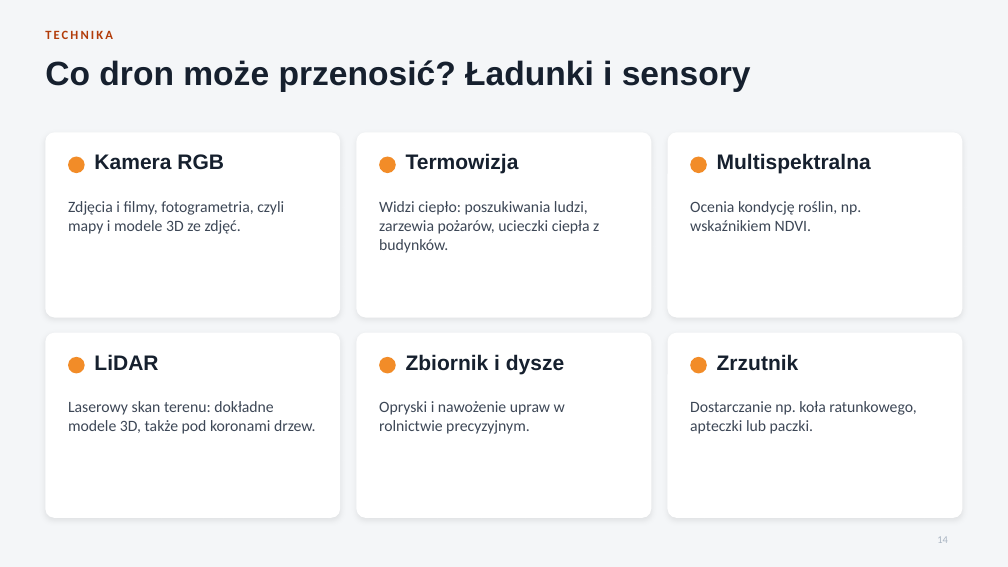
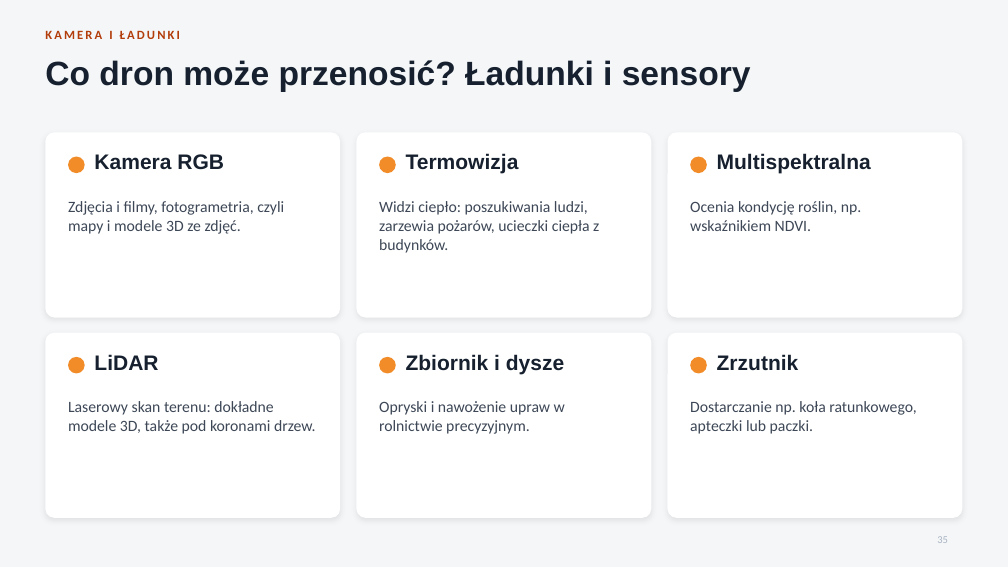
Before and after one commit to Pawel202685/psychic-octo-invention, a slide deck: slide 35 of Ogolna_wiedza_o_BSP.pptx (slide 14 before the commit). Drawn at 1008x567 pixels with LibreOffice and Linux fonts; fonts in the diff are those of the drawing. Boxes give left, top, right and bottom in pixels: in the first picture for what was removed or moved away, otherwise in the second. Text is boxed around its words. In the diff, an @@ line names an element or a change of style, - is before the commit and + after.

```diff
--- a/Ogolna_wiedza_o_BSP.pptx
+++ b/Ogolna_wiedza_o_BSP.pptx
@@ text at [45,30,180,39]: text changed @@
-TECHNIKA
+KAMERA I ŁADUNKI
```
Also in this commit, not shown: 10 other slides changed, 25 slides added, 5 slides removed.
